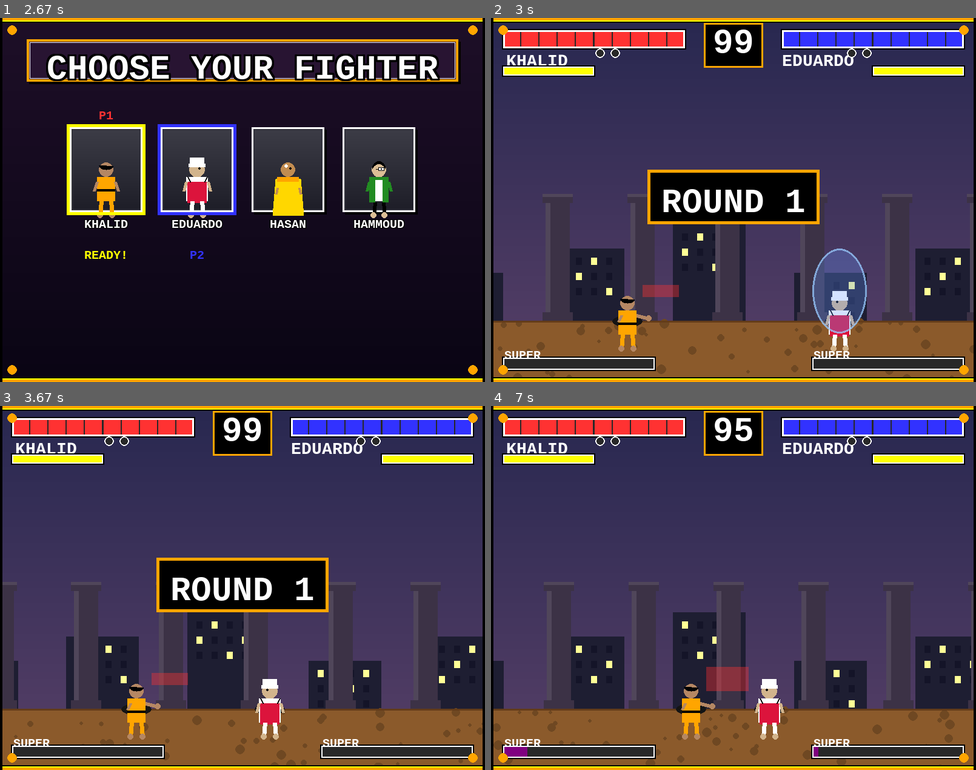
Above: before the commit, frames 1-4 (two rows, left to right).
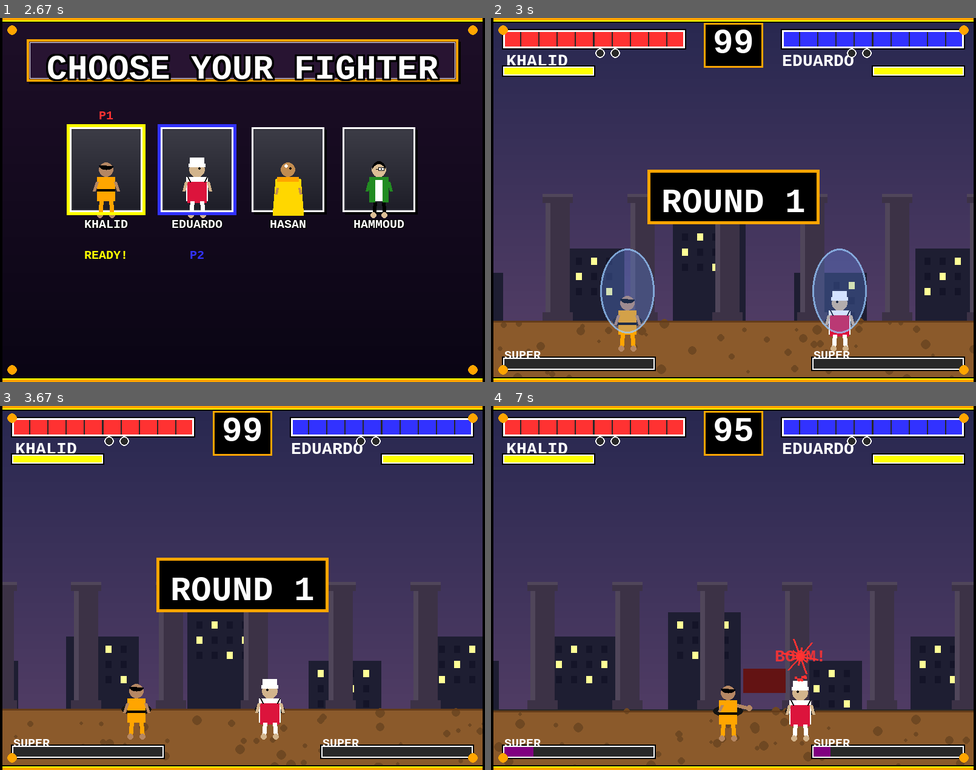
Above: after the commit, the same moments.

Repository: ymh1874/StreetFighter
Game: pygame game, started from main.py
Same seed, same stepped clock (60 frames per second), same inputs: the game is played once before the commit and once after it.
Inputs (mouse positions are in pixels of both pictures, inside the frame that each line leads up to):
- Up to frame 1 (2.67 s): tap Enter at 0.33 s; hold Right 0.67-1.13 s; move the mouse to (223, 214) at 0.7 s; hold Left 1.17-1.7 s; hold Left 1.73-2.13 s; tap J at 1.8, 2.1, 2.23, 2.53 s; hold Right from 2.17 s (still down); tap 1 at 2.32 s
- Up to frame 2 (3 s): release Right at 2.8 s; hold Down from 2.83 s (still down); tap J at 2.9 s
- Up to frame 3 (3.67 s): release Down at 3.2 s; hold Left from 3.23 s (still down); tap J at 3.3, 3.6 s
- Up to frame 4 (7 s): release Left at 3.7 s; tap U at 3.73 s; tap Right Shift at 4.07 s; tap 0 at 4.4 s; hold Right 4.73-5.2 s; tap J at 4.8, 5.1, 5.3, 5.63, 5.93, 6.13, 6.43, 6.7 s; tap Shift at 4.88, 6.22 s; hold Up 5.23-5.53 s; tap 1 at 5.38, 6.78 s; hold Right 5.57-6.03 s; hold Left 6.07-6.6 s; hold Down 6.63-6.93 s; tap K at 6.97 s

Frame 1 is identical in both runs. In frame 2, 2.2% of the frame differs, in the area x 22-39%, y 63-87%; in frame 3, 0.3%; in frame 4, 13%, in the area x 0-100%, y 56-99%.

Commit message:
Enhance blocking detection to allow 'light punch' button to act as 'back' for blocking

Diff:
--- a/entities.py
+++ b/entities.py
@@ -486,9 +486,11 @@
         # Enhanced blocking detection: holding BACK relative to opponent (not just down)
         # "Back" means: if facing right, holding left is back; if facing left, holding right is back
         is_holding_back = False
-        if self.facing_right and self.is_action_pressed('left'):
+        # Arcade: allow 'light punch' button to also act as 'back' for blocking
+        light_punch_pressed = self.is_action_pressed('light_punch')
+        if self.facing_right and (self.is_action_pressed('left') or light_punch_pressed):
             is_holding_back = True
-        elif not self.facing_right and self.is_action_pressed('right'):
+        elif not self.facing_right and (self.is_action_pressed('right') or light_punch_pressed):
             is_holding_back = True
 
         # Also treat down as block (original behavior)
